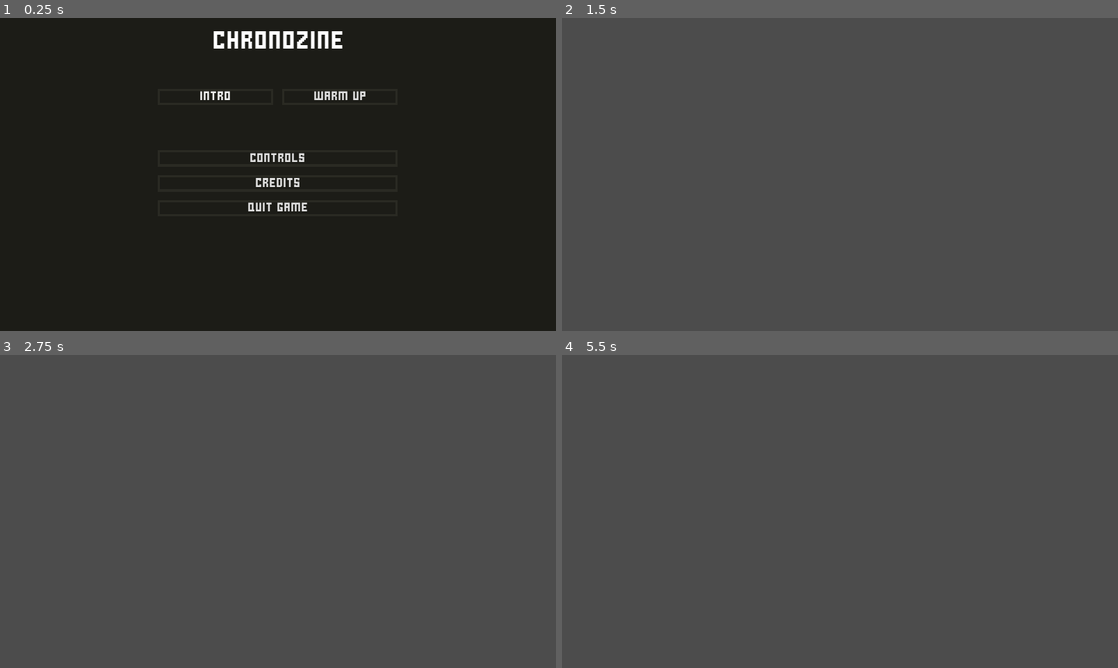
Above: before the commit, frames 1-4 (two rows, left to right).
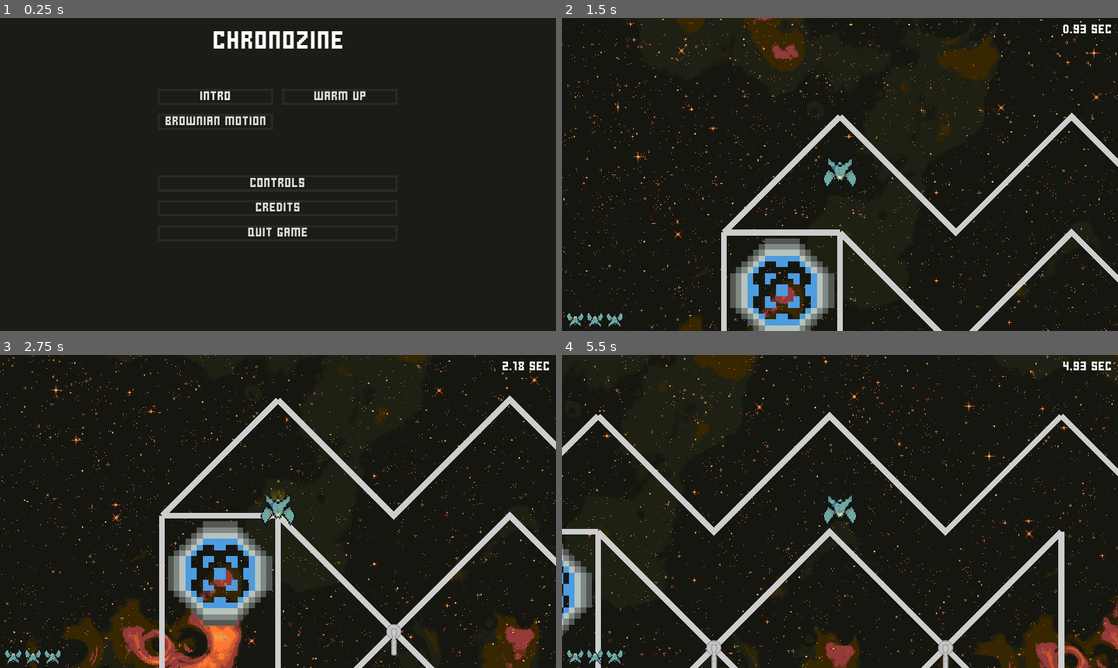
Above: after the commit, the same moments.

Repository: AnEnigmaticBug/chronozine
Game: Godot game, scene res://src/gui/screens/home/Home.tscn
Same seed, same stepped clock (60 frames per second), same inputs: the game is played once before the commit and once after it.
Inputs (mouse positions are in pixels of both pictures, inside the frame that each line leads up to):
- Up to frame 1 (0.25 s): no input
- Up to frame 2 (1.5 s): click (778, 121) at 0.5 s, where only the run after the commit has a clickable "Brownian Motion"; click (778, 96) at 1.25 s, where only the run before the commit has a clickable "Intro"
- Up to frame 3 (2.75 s): hold Space (accelerate) from 2.03 s (still down); hold Down (point_dn) from 2.03 s (still down)
- Up to frame 4 (5.5 s): release Space (accelerate) at 2.78 s; release Down (point_dn) at 2.78 s; tap Left (point_lt) at 2.85 s; hold Right (point_rt) 3.53-4.28 s; hold Space (accelerate) 3.53-5.03 s; tap Ctrl (slo_mo) at 4.35 s; hold Down (point_dn) from 5.03 s (still down)

The runs differ from the first frame. In frame 1, 1.1% of the frame differs, in the area x 29-56%, y 31-70%; in frame 2, 99%; in frame 3, 99%; in frame 4, 100%, in the area x 0-100%, y 0-100%.

Commit message:
Create the "Brownian Motion" level

Diff:
--- a/chronozine/src/gui/screens/home/Home.tscn
+++ b/chronozine/src/gui/screens/home/Home.tscn
@@ -1,7 +1,8 @@
-[gd_scene load_steps=7 format=2]
+[gd_scene load_steps=8 format=2]
 
 [ext_resource path="res://assets/fonts/stacked_pixel.ttf" type="DynamicFontData" id=1]
 [ext_resource path="res://src/gui/themes/MainTheme.tres" type="Theme" id=2]
+[ext_resource path="res://src/levels/BrownianMotion.tscn" type="PackedScene" id=3]
 [ext_resource path="res://src/levels/WarmUp.tscn" type="PackedScene" id=4]
 [ext_resource path="res://src/gui/screens/home/Home.gd" type="Script" id=5]
 [ext_resource path="res://src/gui/controls/SceneChanger.tscn" type="PackedScene" id=6]
@@ -60,7 +61,7 @@
 margin_left = 272.0
 margin_top = 122.0
 margin_right = 687.0
-margin_bottom = 150.0
+margin_bottom = 193.0
 size_flags_horizontal = 4
 custom_constants/vseparation = 15
 custom_constants/hseparation = 15
@@ -80,35 +81,43 @@
 text = "Warm Up"
 destination = ExtResource( 4 )
 
+[node name="Level2" parent="VBoxContainer/Levels" instance=ExtResource( 6 )]
+margin_top = 43.0
+margin_right = 200.0
+margin_bottom = 71.0
+rect_min_size = Vector2( 200, 0 )
+text = "Brownian Motion"
+destination = ExtResource( 3 )
+
 [node name="Spacer" type="Control" parent="VBoxContainer"]
-margin_top = 165.0
+margin_top = 208.0
 margin_right = 960.0
-margin_bottom = 213.0
+margin_bottom = 256.0
 rect_min_size = Vector2( 0, 48 )
 
 [node name="ViewControls" parent="VBoxContainer" instance=ExtResource( 6 )]
 margin_left = 272.0
-margin_top = 228.0
+margin_top = 271.0
 margin_right = 687.0
-margin_bottom = 256.0
+margin_bottom = 299.0
 rect_min_size = Vector2( 415, 0 )
 size_flags_horizontal = 4
 text = "Controls"
 
 [node name="ViewCredits" parent="VBoxContainer" instance=ExtResource( 6 )]
 margin_left = 272.0
-margin_top = 271.0
+margin_top = 314.0
 margin_right = 687.0
-margin_bottom = 299.0
+margin_bottom = 342.0
 rect_min_size = Vector2( 415, 0 )
 size_flags_horizontal = 4
 text = "Credits"
 
 [node name="Quit" type="Button" parent="VBoxContainer"]
 margin_left = 272.0
-margin_top = 314.0
+margin_top = 357.0
 margin_right = 687.0
-margin_bottom = 342.0
+margin_bottom = 385.0
 rect_min_size = Vector2( 415, 0 )
 size_flags_horizontal = 4
 text = "Quit Game"
--- /dev/null
+++ b/chronozine/src/levels/BrownianMotion.tscn
@@ -0,0 +1,93 @@
+[gd_scene load_steps=6 format=2]
+
+[ext_resource path="res://src/levels/Level.tscn" type="PackedScene" id=1]
+[ext_resource path="res://src/walls/Wall.tscn" type="PackedScene" id=2]
+[ext_resource path="res://src/turrets/Turret.tscn" type="PackedScene" id=3]
+[ext_resource path="res://src/turrets/combinators/ConstFire.tscn" type="PackedScene" id=4]
+[ext_resource path="res://src/turrets/Gun.tscn" type="PackedScene" id=5]
+
+[node name="BrownianMotion" instance=ExtResource( 1 )]
+
+[node name="Goal" parent="." index="1"]
+position = Vector2( 100, 200 )
+
+[node name="Wall0" parent="Walls" index="0" instance=ExtResource( 2 )]
+points = PoolVector2Array( 200, -100, 0, 100, 0, 100, 200, 100 )
+
+[node name="Wall1" parent="Walls" index="1" instance=ExtResource( 2 )]
+points = PoolVector2Array( 200, 100, 400, 300, 600, 100, 800, 300, 1000, 100 )
+
+[node name="Wall2" parent="Walls" index="2" instance=ExtResource( 2 )]
+points = PoolVector2Array( 200, -100, 400, 100, 600, -100, 800, 100, 1000, -100 )
+
+[node name="Wall3" parent="Walls" index="3" instance=ExtResource( 2 )]
+points = PoolVector2Array( 1000, -100, 1200, 100, 1200, 500 )
+
+[node name="Wall4" parent="Walls" index="4" instance=ExtResource( 2 )]
+points = PoolVector2Array( 1000, 100, 1000, 500 )
+
+[node name="Wall5" parent="Walls" index="5" instance=ExtResource( 2 )]
+points = PoolVector2Array( 1200, 500, 1000, 700, 800, 500, 600, 700, 400, 500, 200, 700, 0, 500 )
+
+[node name="Wall6" parent="Walls" index="6" instance=ExtResource( 2 )]
+points = PoolVector2Array( 1000, 500, 800, 300, 600, 500, 400, 300, 200, 500 )
+
+[node name="Wall7" parent="Walls" index="7" instance=ExtResource( 2 )]
+points = PoolVector2Array( 0, 500, 0, 100 )
+
+[node name="Wall8" parent="Walls" index="8" instance=ExtResource( 2 )]
+points = PoolVector2Array( 200, 500, 200, 100 )
+
+[node name="Player" parent="." index="4"]
+position = Vector2( 200, 0 )
+rotation = 1.5708
+
+[node name="Turret0" parent="Turrets" index="0" instance=ExtResource( 3 )]
+position = Vector2( 1000, 700 )
+
+[node name="ConstFire" parent="Turrets/Turret0" index="2" instance=ExtResource( 4 )]
+lasers_per_second = 3
+
+[node name="Gun" parent="Turrets/Turret0/ConstFire" index="1" instance=ExtResource( 5 )]
+rotation = 4.71239
+
+[node name="Turret1" parent="Turrets" index="1" instance=ExtResource( 3 )]
+position = Vector2( 800, 300 )
+
+[node name="ConstFire" parent="Turrets/Turret1" index="2" instance=ExtResource( 4 )]
+lasers_per_second = 3
+
+[node name="Gun" parent="Turrets/Turret1/ConstFire" index="1" instance=ExtResource( 5 )]
+rotation = 1.5708
+
+[node name="Turret2" parent="Turrets" index="2" instance=ExtResource( 3 )]
+position = Vector2( 600, 700 )
+
+[node name="ConstFire" parent="Turrets/Turret2" index="2" instance=ExtResource( 4 )]
+lasers_per_second = 3
+
+[node name="Gun" parent="Turrets/Turret2/ConstFire" index="1" instance=ExtResource( 5 )]
+rotation = 4.71239
+
+[node name="Turret3" parent="Turrets" index="3" instance=ExtResource( 3 )]
+position = Vector2( 400, 300 )
+
+[node name="ConstFire" parent="Turrets/Turret3" index="2" instance=ExtResource( 4 )]
+lasers_per_second = 3
+
+[node name="Gun" parent="Turrets/Turret3/ConstFire" index="1" instance=ExtResource( 5 )]
+rotation = 1.5708
+
+[node name="Turret4" parent="Turrets" index="4" instance=ExtResource( 3 )]
+position = Vector2( 200, 700 )
+
+[node name="ConstFire" parent="Turrets/Turret4" index="2" instance=ExtResource( 4 )]
+lasers_per_second = 3
+
+[node name="Gun" parent="Turrets/Turret4/ConstFire" index="1" instance=ExtResource( 5 )]
+rotation = 4.71239
+
+[node name="Score" parent="Gui/Menus" index="2"]
+requirement_1_star = 20
+requirement_2_star = 16
+requirement_3_star = 12
--- a/chronozine/src/levels/WarmUp.tscn
+++ b/chronozine/src/levels/WarmUp.tscn
@@ -9,8 +9,10 @@
 [ext_resource path="res://src/turrets/combinators/Oscillator.tscn" type="PackedScene" id=7]
 [ext_resource path="res://src/asteroids/Asteroid.tscn" type="PackedScene" id=8]
 [ext_resource path="res://src/gui/themes/InGameMessage.tres" type="Theme" id=9]
+[ext_resource path="res://src/levels/BrownianMotion.tscn" type="PackedScene" id=10]
 
 [node name="WarmUp" instance=ExtResource( 1 )]
+next_scene = ExtResource( 10 )
 
 [node name="Goal" parent="." index="1"]
 position = Vector2( 2300, 2900 )
Not shown: 3 places in chronozine/src/gui/themes/MainTheme.tres that only renumber resources
Not shown: 1 places in chronozine/src/levels/WarmUp.tscn that only renumber resources
